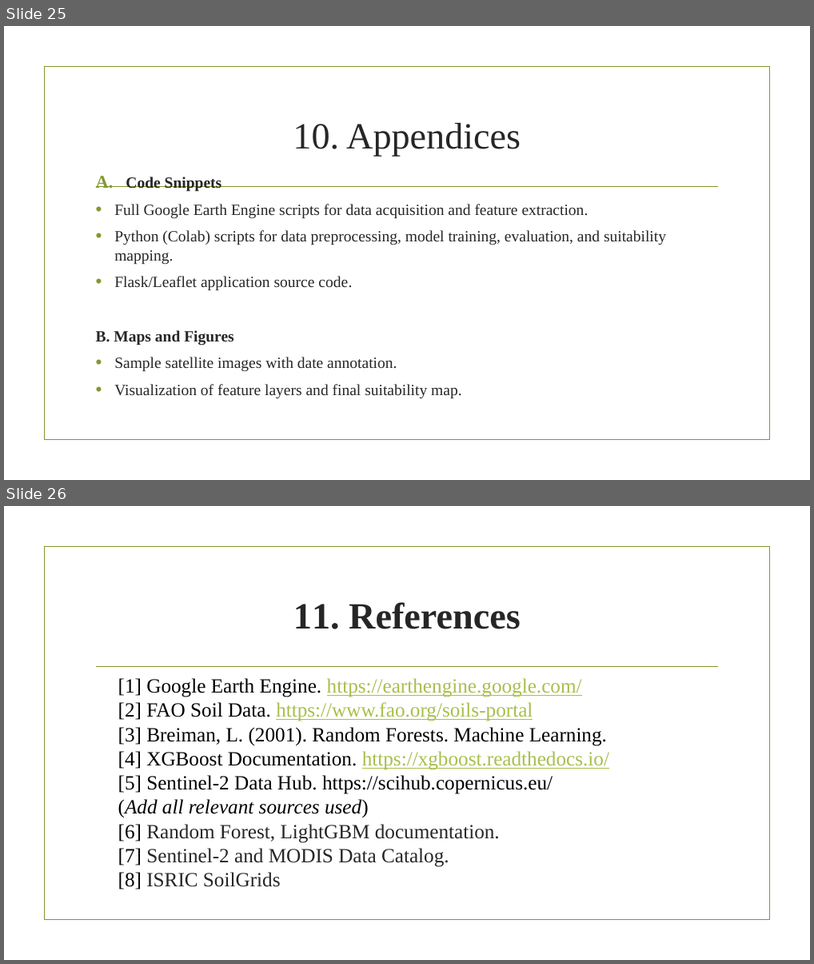
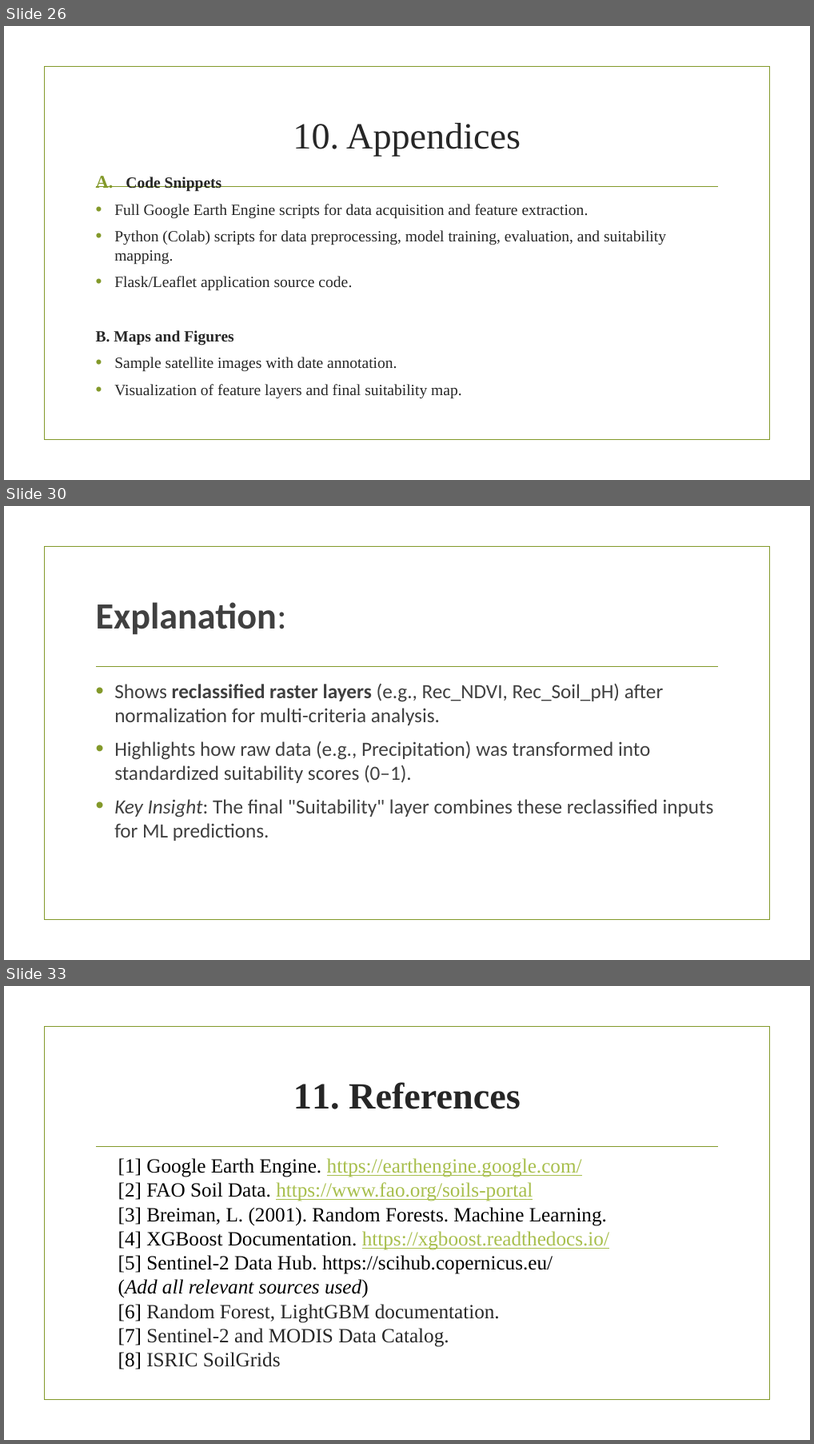
Before and after one commit to abdramanemhtali/GIS_Projects-For-Final-Exams, a slide deck: Projects For Final Exams/Final Project Report Advanced GIS-ML Based Crop Recommendation System for Sustainable.pptx. Shown one above the other, each under a label of ours: slides 25 and 26 before the commit, slides 26, 30 and 33 after it; the slides between them are not shown. The pictures are 814x964 and 814x1444 pixels, drawn with LibreOffice and Linux fonts; fonts in the diff are those of the drawing; background and template pictures are left out. Boxes give left, top, right and bottom in pixels: in the first picture for what was removed or moved away, otherwise in the second. Text is boxed around its words. In the diff, an @@ line names an element or a change of style, - is before the commit and + after.

```diff
--- a/Projects For Final Exams/Final Project Report Advanced GIS-ML Based Crop Recommendation System for Sustainable.pptx
+++ b/Projects For Final Exams/Final Project Report Advanced GIS-ML Based Crop Recommendation System for Sustainable.pptx
@@ slide 30 added at box(4, 506, 810, 960), background picture (left out); not listed: 2 template elements that a slide beside it also shows @@
@@ title added at box(96, 602, 287, 635), 44 pt, text #404040, bold @@
+Explanation:
@@ text added at box(114, 684, 714, 840), 24 pt, text #404040 @@
+• Shows reclassified raster layers (e.g., Rec_NDVI, Rec_Soil_pH) after normalization for multi-criteria analysis.
+• Highlights how raw data (e.g., Precipitation) was transformed into standardized suitability scores (0–1).
+• Key Insight: The final "Suitability" layer combines these reclassified inputs for ML predictions.
@@ what was slide 25 is now slide 26 @@
@@ what was slide 26 is now slide 33 @@
```
Also in this commit, not shown: 6 other slides added.
